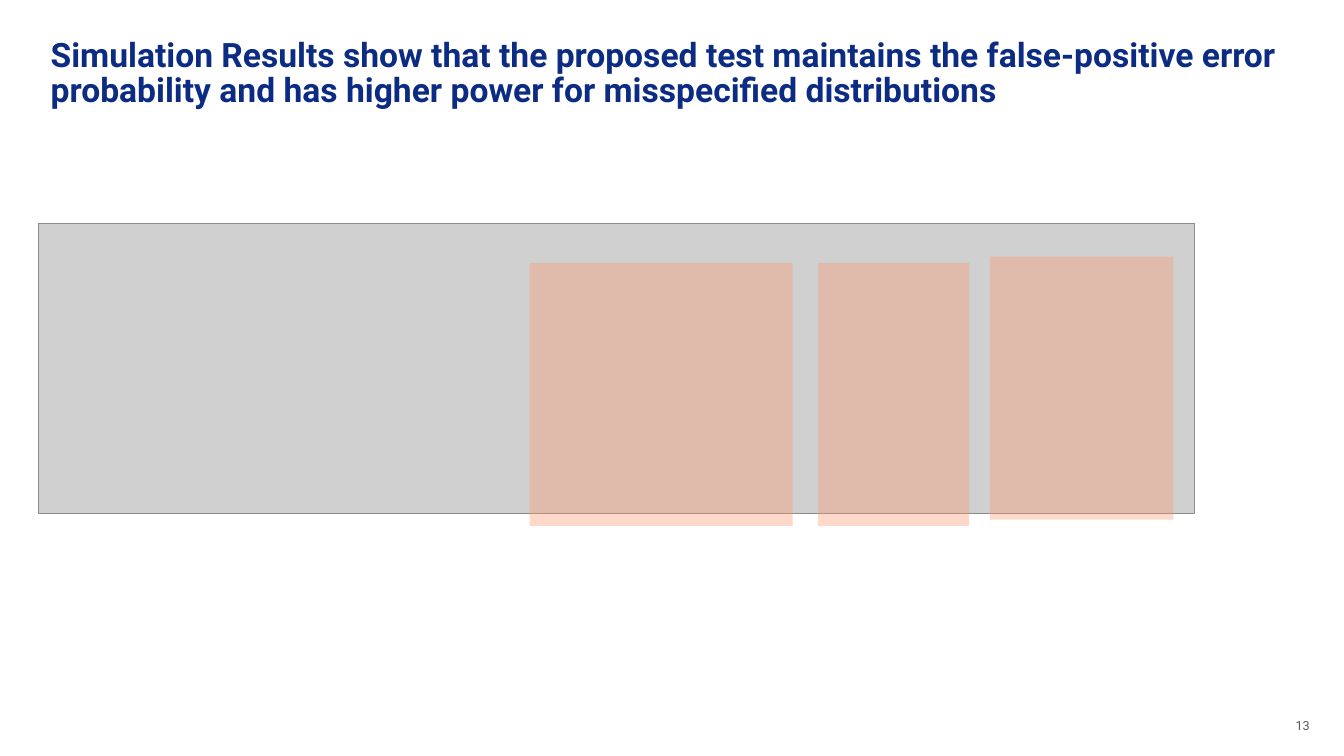
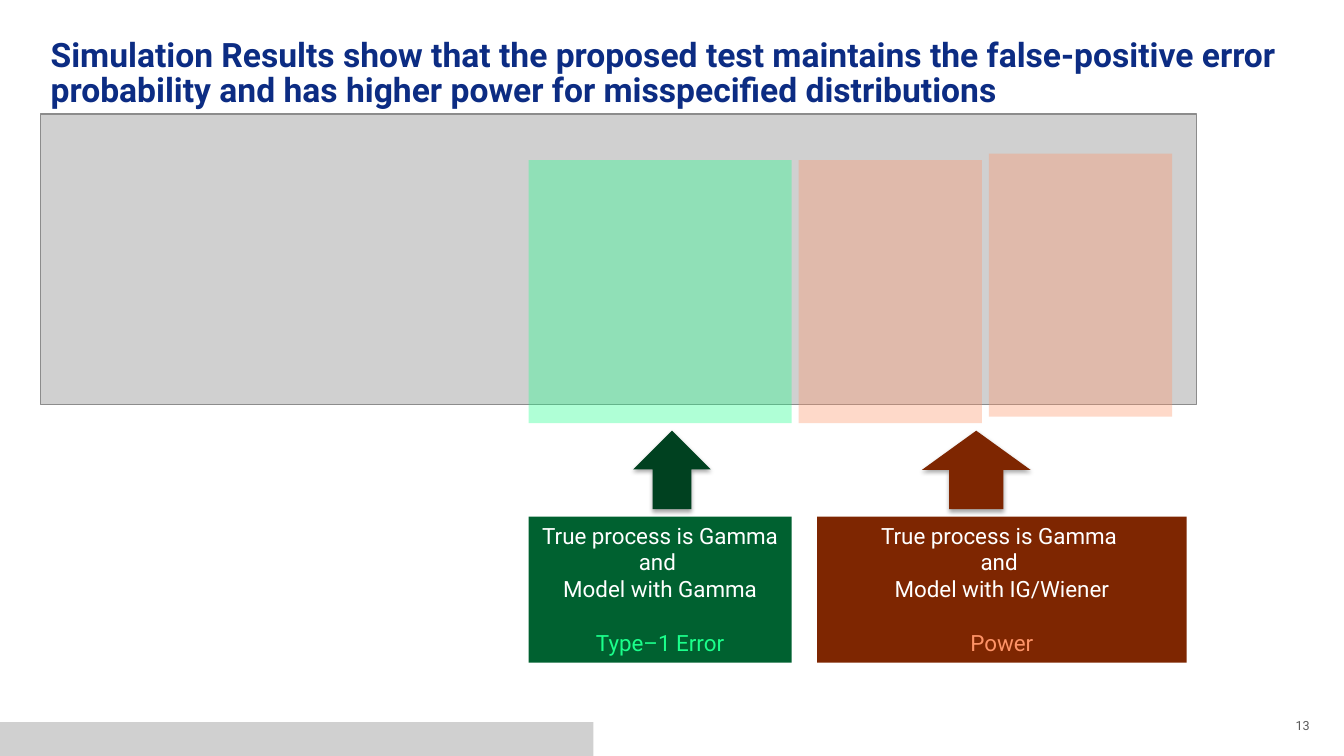
Before and after one commit to lochanakp/Conference_Presentations, a slide deck: slide 13 of IISA_2025_Lochana_Palayangoda_GOF_v2.pptx. Drawn at 1344x756 pixels with LibreOffice and Linux fonts; fonts in the diff are those of the drawing; grey boxes stand for pictures. Boxes give left, top, right and bottom in pixels: in the first picture for what was removed or moved away, otherwise in the second. Text is boxed around its words. In the diff, an @@ line names an element or a change of style, - is before the commit and + after.

```diff
--- a/IISA_2025_Lochana_Palayangoda_GOF_v2.pptx
+++ b/IISA_2025_Lochana_Palayangoda_GOF_v2.pptx
@@ picture: place and size @@
-picture at box(38, 223, 1194, 513)
+picture at box(40, 114, 1196, 404)
@@ rectangle: place and size @@
-rectangle at box(529, 263, 792, 526)
+rectangle at box(528, 160, 791, 423)
@@ rectangle at box(528, 160, 791, 423): fill #FE9367 at 35% opacity to #1BFF8B at 35% opacity @@
@@ rectangle: place and size @@
-rectangle at box(818, 263, 969, 526)
+rectangle at box(799, 160, 982, 423)
@@ rectangle: place and size @@
-rectangle at box(990, 257, 1174, 520)
+rectangle at box(989, 153, 1173, 416)
@@ up arrow added at box(633, 431, 711, 509), fill #004120 @@
@@ up arrow added at box(922, 431, 1030, 509), fill #7E2601 @@
@@ rectangle added at box(528, 517, 791, 663), fill #006230, 16 pt, text #FFFFFF @@
+True process is Gamma and
+Model with Gamma
+Type–1 Error
@@ rectangle added at box(817, 517, 1186, 663), fill #7E2601, 16 pt, text #FFFFFF @@
+True process is Gamma
+and
+Model with IG/Wiener
+Power
@@ picture added at box(0, 722, 594, 756) @@
```
Also in this commit, not shown: 2 other slides changed.
